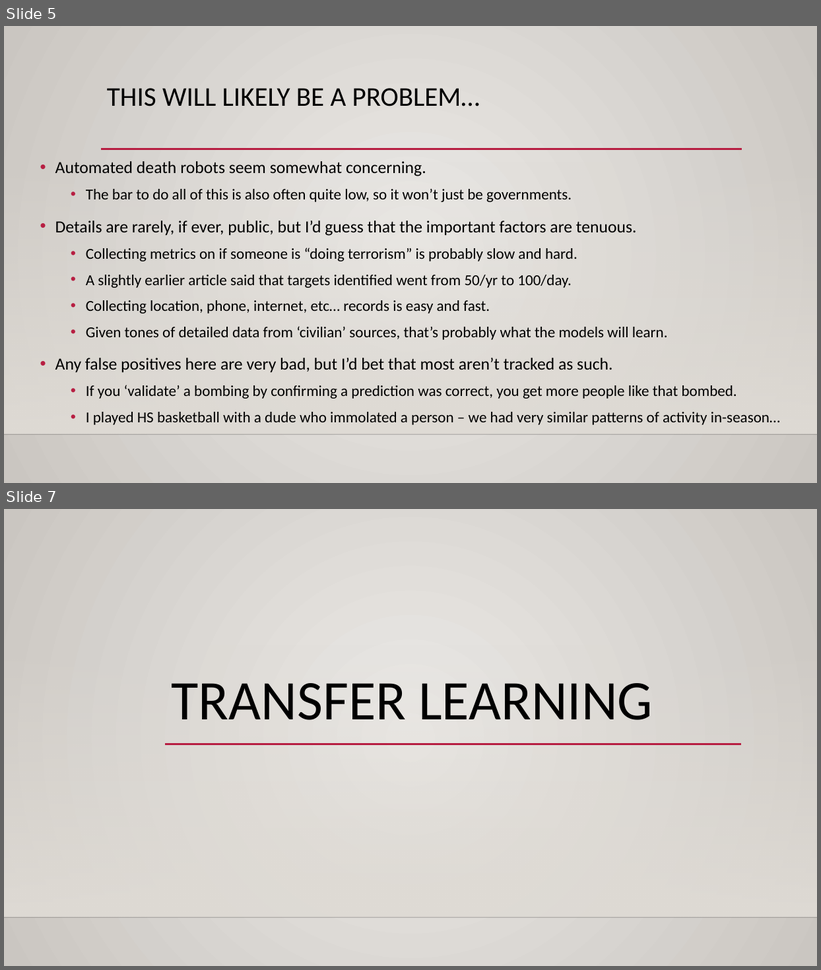
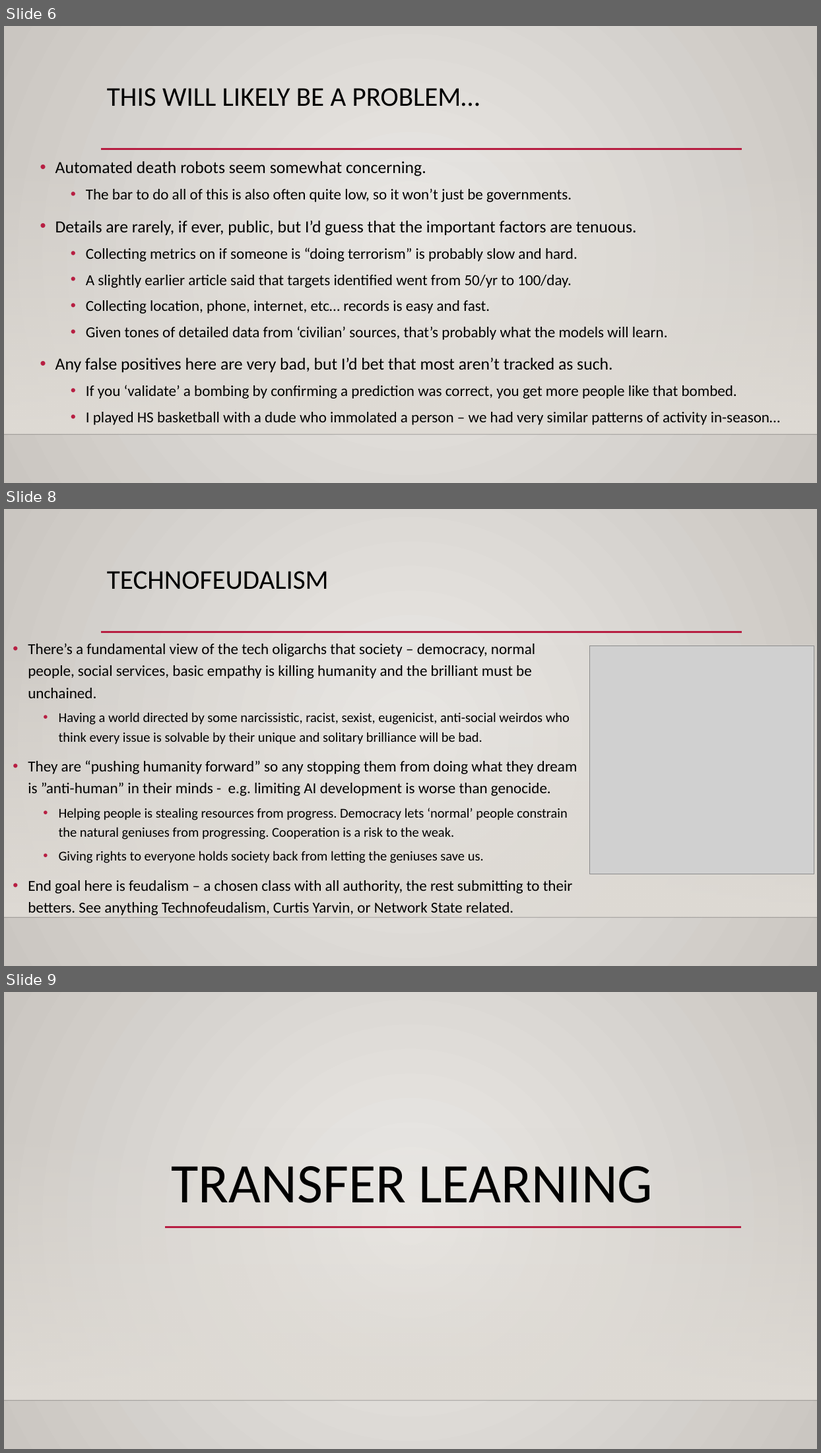
Before and after one commit to AkeemSemperDataScience/Intro_to_Machine_Learning_Students, a slide deck: reference_content/Slides/transfer_learn.pptx. Shown one above the other, each under a label of ours: slides 5 and 7 before the commit, slides 6, 8 and 9 after it; the slides between them are not shown. The pictures are 821x970 and 821x1453 pixels, drawn with LibreOffice and Linux fonts; fonts in the diff are those of the drawing; grey boxes stand for pictures; background and template pictures are left out. Boxes give left, top, right and bottom in pixels: in the first picture for what was removed or moved away, otherwise in the second. Text is boxed around its words. In the diff, an @@ line names an element or a change of style, - is before the commit and + after.

```diff
--- a/reference_content/Slides/transfer_learn.pptx
+++ b/reference_content/Slides/transfer_learn.pptx
@@ slide 8 added at (4, 509, 817, 966), background gradient #ECEAE7 to #CAC7C1; not listed: 3 template elements that a slide beside it also shows @@
@@ title added at (107, 571, 329, 590), 32 pt, text #000000 @@
+TECHNOFEUDALISM
@@ text added at (28, 644, 578, 916), 18 pt, text #000000 @@
+• There’s a fundamental view of the tech oligarchs that society – democracy, normal people, social services, basic empathy is killing humanity and the brilliant must be unchained.
+  • Having a world directed by some narcissistic, racist, sexist, eugenicist, anti-social weirdos who think every issue is solvable by their unique and solitary brilliance will be bad.
+• They are “pushing humanity forward” so any stopping them from doing what they dream is ”anti-human” in their minds - e.g. limiting AI development is worse than genocide.
+  • Helping people is stealing resources from progress. Democracy lets ‘normal’ people constrain the natural geniuses from progressing. Cooperation is a risk to the weak.
+  • Giving rights to everyone holds society back from letting the geniuses save us.
+• End goal here is feudalism – a chosen class with all authority, the rest submitting to their betters. See anything Technofeudalism, Curtis Yarvin, or Network State related.
@@ picture added at (590, 646, 814, 875) @@
@@ what was slide 5 is now slide 6 @@
@@ what was slide 7 is now slide 9 @@
```
Also in this commit, not shown: 3 slides changed, 1 other slide added, 2 other files.
